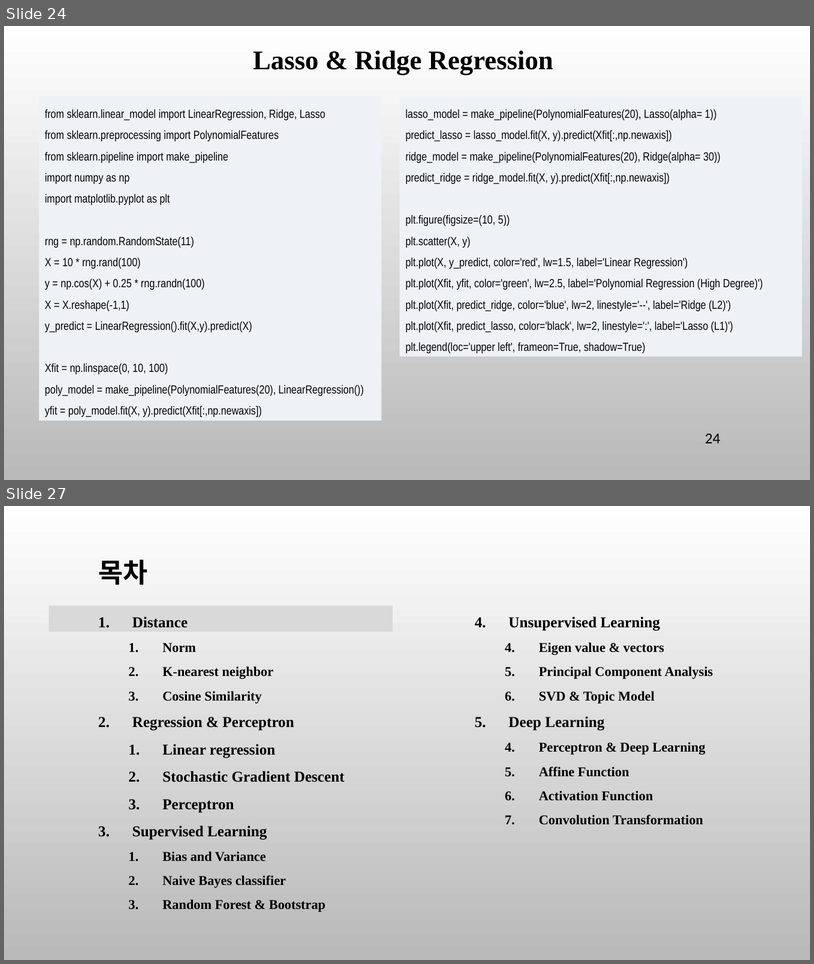
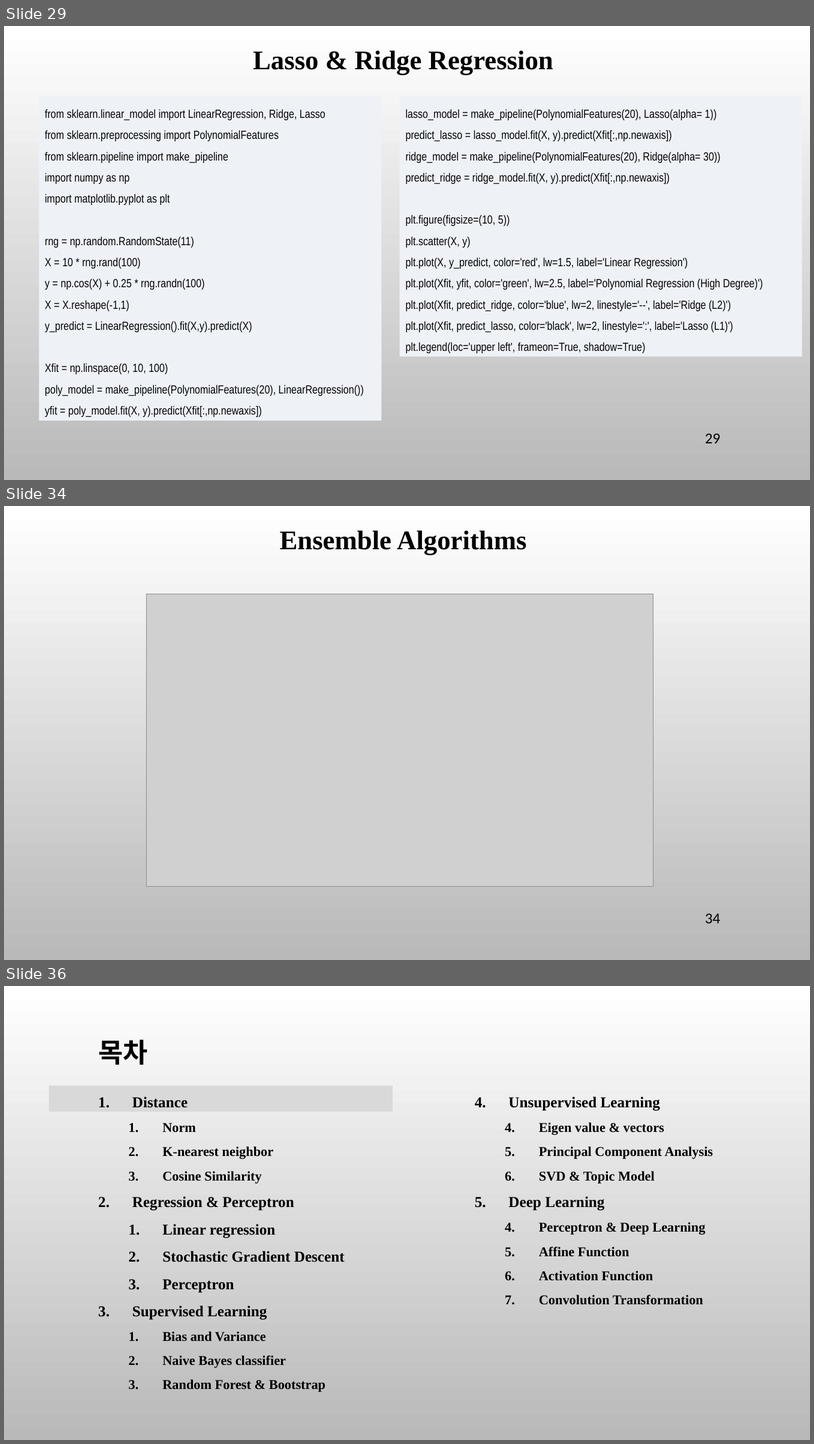
Before and after one commit to ancestor9/mathematics-for-machine-learning, a slide deck: 7_Applications of mathematics.pptx. Shown one above the other, each under a label of ours: slides 24 and 27 before the commit, slides 29, 34 and 36 after it; the slides between them are not shown. The pictures are 814x964 and 814x1444 pixels, drawn with LibreOffice and Linux fonts; fonts in the diff are those of the drawing; grey boxes stand for pictures; background and template pictures are left out. Boxes give left, top, right and bottom in pixels: in the first picture for what was removed or moved away, otherwise in the second. Text is boxed around its words. In the diff, an @@ line names an element or a change of style, - is before the commit and + after.

```diff
--- a/7_Applications of mathematics.pptx
+++ b/7_Applications of mathematics.pptx
@@ slide 34 added at <box>4,506,810,960</box>, background picture (left out) @@
@@ text added at <box>280,531,527,555</box>, 32 pt, text #000000, bold @@
+Ensemble Algorithms
@@ picture added at <box>146,594,654,886</box> @@
@@ page number added at <box>705,913,721,923</box>, 18 pt, text #000000 @@
+34
@@ what was slide 24 is now slide 29 @@
@@ page number at <box>705,433,721,443</box>: text changed @@
-24
+29
@@ what was slide 27 is now slide 36 @@
```
Also in this commit, not shown: 8 slides changed, 10 other slides added, 2 slides removed.
